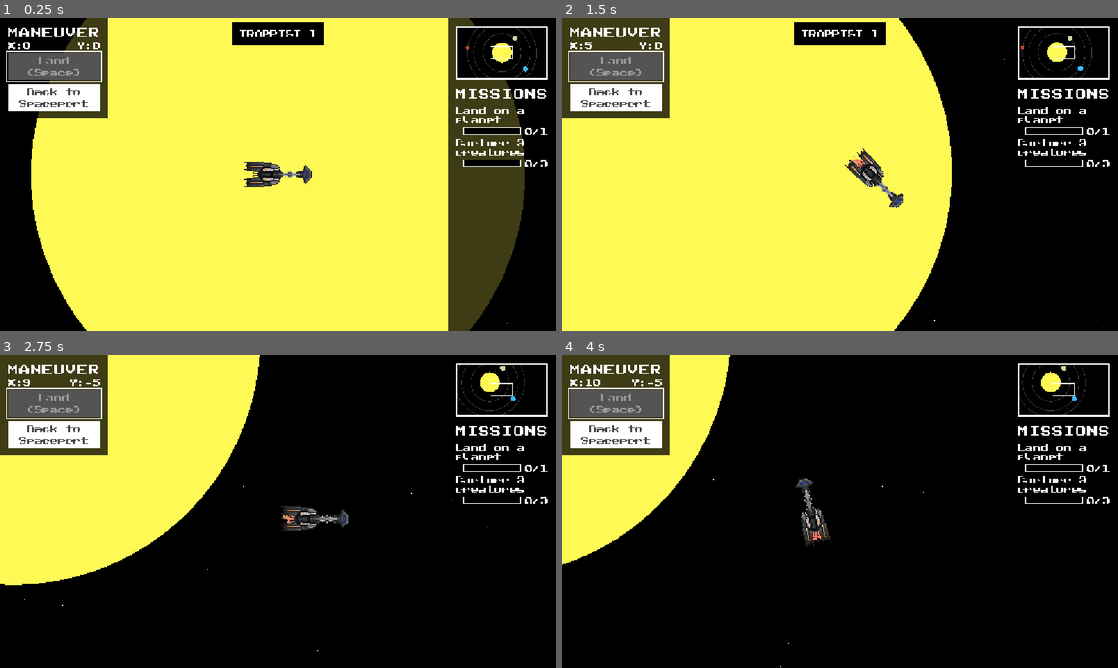
Above: before the commit, frames 1-4 (two rows, left to right).
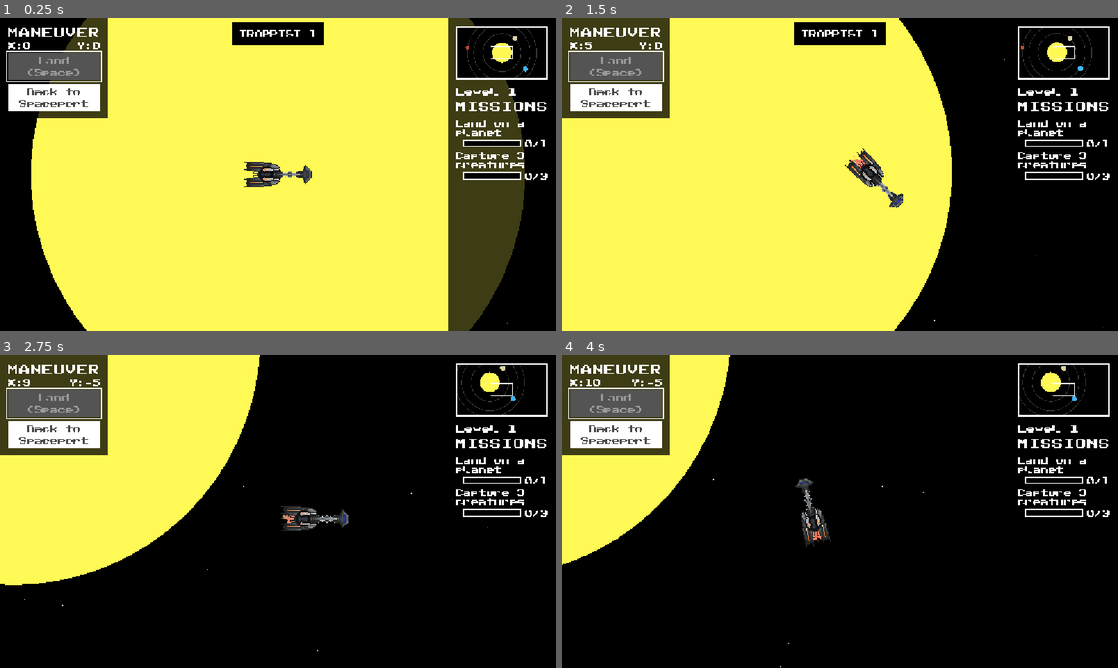
Above: after the commit, the same moments.

Repository: late-parrot/tsa-video-game-design-2026
Game: Godot game, scene res://scenes/main.tscn
Same seed, same stepped clock (60 frames per second), same inputs: the game is played once before the commit and once after it.
Inputs (mouse positions are in pixels of both pictures, inside the frame that each line leads up to):
- Up to frame 1 (0.25 s): no input
- Up to frame 2 (1.5 s): tap Enter (ui_accept) at 0.5, 0.77 s; move the mouse to (962, 158) at 0.52 s; hold D (right) 0.53-1.28 s; click (962, 158) at 0.6 s; move the mouse to (728, 190) at 1.27 s; hold S (down) from 1.28 s (still down); tap 0 at 1.35 s
- Up to frame 3 (2.75 s): tap Enter (ui_accept) at 1.52 s; move the mouse to (333, 442) at 2.02 s; release S (down) at 2.03 s; hold D (right) from 2.03 s (still down); tap 1 at 2.1 s
- Up to frame 4 (4 s): move the mouse to (812, 574) at 2.77 s; release D (right) at 2.78 s; hold Up (shoot_up) 2.78-3.53 s; tap 2 at 2.85 s; click (812, 574) at 2.92 s; tap Enter (ui_accept) at 3.02, 3.77 s; move the mouse to (1006, 558) at 3.52 s; hold A (left) from 3.53 s (still down); tap 3 at 3.6 s

The runs differ from the first frame. In frame 1, 2.0% of the frame differs, in the area x 82-99%, y 22-52%; in frame 2, 1.5%; in frame 3, 1.5%; in frame 4, 1.5%.

Commit message:
Add levels, snake, and music

Diff:
--- a/scenes/disembark/creature.tscn
+++ b/scenes/disembark/creature.tscn
@@ -5,8 +5,7 @@
 [sub_resource type="RectangleShape2D" id="RectangleShape2D_v8ac5"]
 size = Vector2(14, 14)
 
-[sub_resource type="PlaceholderTexture2D" id="PlaceholderTexture2D_4aysl"]
-size = Vector2(14, 14)
+[sub_resource type="SpriteFrames" id="SpriteFrames_4aysl"]
 
 [sub_resource type="CircleShape2D" id="CircleShape2D_4aysl"]
 radius = 50.0
@@ -22,10 +21,12 @@
 [node name="CollisionShape2D" type="CollisionShape2D" parent="."]
 shape = SubResource("RectangleShape2D_v8ac5")
 
-[node name="Sprite2D" type="Sprite2D" parent="."]
-texture = SubResource("PlaceholderTexture2D_4aysl")
+[node name="Sprite" type="AnimatedSprite2D" parent="."]
+unique_name_in_owner = true
+sprite_frames = SubResource("SpriteFrames_4aysl")
 
 [node name="NavigationAgent2D" type="NavigationAgent2D" parent="."]
+unique_name_in_owner = true
 path_desired_distance = 5.0
 target_desired_distance = 5.0
 path_postprocessing = 1
@@ -35,12 +36,14 @@
 debug_path_custom_color = Color(1, 0, 0, 1)
 
 [node name="StartRunning" type="Area2D" parent="."]
+unique_name_in_owner = true
 collision_layer = 0
 
 [node name="CollisionShape2D" type="CollisionShape2D" parent="StartRunning"]
 shape = SubResource("CircleShape2D_4aysl")
 
 [node name="HurtBox" type="Area2D" parent="."]
+unique_name_in_owner = true
 collision_layer = 4
 collision_mask = 4
 
--- /dev/null
+++ b/scenes/disembark/creatures/snake.tscn
@@ -0,0 +1,100 @@
+[gd_scene load_steps=13 format=3 uid="uid://4uv2rnxs0bes"]
+
+[ext_resource type="PackedScene" uid="uid://bg0knfvwm3ul2" path="res://scenes/disembark/creature.tscn" id="1_iqlnv"]
+[ext_resource type="Texture2D" uid="uid://d27voohse44q1" path="res://assets/creatures/snake.png" id="2_btsh4"]
+
+[sub_resource type="AtlasTexture" id="AtlasTexture_iqlnv"]
+atlas = ExtResource("2_btsh4")
+region = Rect2(20, 60, 20, 20)
+
+[sub_resource type="AtlasTexture" id="AtlasTexture_btsh4"]
+atlas = ExtResource("2_btsh4")
+region = Rect2(40, 60, 20, 20)
+
+[sub_resource type="AtlasTexture" id="AtlasTexture_mabuj"]
+atlas = ExtResource("2_btsh4")
+region = Rect2(40, 60, 20, 20)
+
+[sub_resource type="AtlasTexture" id="AtlasTexture_ycg4g"]
+atlas = ExtResource("2_btsh4")
+region = Rect2(0, 40, 20, 20)
+
+[sub_resource type="AtlasTexture" id="AtlasTexture_qx8i5"]
+atlas = ExtResource("2_btsh4")
+region = Rect2(20, 40, 20, 20)
+
+[sub_resource type="AtlasTexture" id="AtlasTexture_ywpxb"]
+atlas = ExtResource("2_btsh4")
+region = Rect2(0, 40, 20, 20)
+
+[sub_resource type="AtlasTexture" id="AtlasTexture_rolnb"]
+atlas = ExtResource("2_btsh4")
+region = Rect2(20, 40, 20, 20)
+
+[sub_resource type="AtlasTexture" id="AtlasTexture_cecd8"]
+atlas = ExtResource("2_btsh4")
+region = Rect2(40, 40, 20, 20)
+
+[sub_resource type="AtlasTexture" id="AtlasTexture_snw2k"]
+atlas = ExtResource("2_btsh4")
+region = Rect2(20, 40, 20, 20)
+
+[sub_resource type="SpriteFrames" id="SpriteFrames_mabuj"]
+animations = [{
+"frames": [{
+"duration": 1.0,
+"texture": SubResource("AtlasTexture_iqlnv")
+}, {
+"duration": 1.0,
+"texture": SubResource("AtlasTexture_btsh4")
+}, {
+"duration": 1.0,
+"texture": SubResource("AtlasTexture_mabuj")
+}, {
+"duration": 1.0,
+"texture": SubResource("AtlasTexture_mabuj")
+}],
+"loop": true,
+"name": &"captured",
+"speed": 3.0
+}, {
+"frames": [{
+"duration": 1.0,
+"texture": SubResource("AtlasTexture_ycg4g")
+}, {
+"duration": 1.0,
+"texture": SubResource("AtlasTexture_ycg4g")
+}, {
+"duration": 1.0,
+"texture": SubResource("AtlasTexture_qx8i5")
+}],
+"loop": true,
+"name": &"idle",
+"speed": 3.0
+}, {
+"frames": [{
+"duration": 1.0,
+"texture": SubResource("AtlasTexture_ywpxb")
+}, {
+"duration": 1.0,
+"texture": SubResource("AtlasTexture_rolnb")
+}, {
+"duration": 1.0,
+"texture": SubResource("AtlasTexture_cecd8")
+}, {
+"duration": 1.0,
+"texture": SubResource("AtlasTexture_snw2k")
+}],
+"loop": true,
+"name": &"run",
+"speed": 5.0
+}]
+
+[node name="Snake" instance=ExtResource("1_iqlnv")]
+ID = "snake"
+CAPTURE_CHANCE = 0.5
+
+[node name="Sprite" parent="." index="1"]
+sprite_frames = SubResource("SpriteFrames_mabuj")
+animation = &"idle"
+frame_progress = 0.9832774
--- a/scenes/disembark/disembark.tscn
+++ b/scenes/disembark/disembark.tscn
@@ -5,7 +5,7 @@
 [ext_resource type="PackedScene" uid="uid://da82tphw0tws7" path="res://scenes/disembark/player.tscn" id="2_o8x53"]
 [ext_resource type="PackedScene" uid="uid://cwr2scwm7o16e" path="res://scenes/disembark/overlay.tscn" id="3_o8x53"]
 [ext_resource type="Texture2D" uid="uid://c0qwlcrpshoom" path="res://assets/spaceship.png" id="4_omjsi"]
-[ext_resource type="PackedScene" uid="uid://bg0knfvwm3ul2" path="res://scenes/disembark/creature.tscn" id="4_py471"]
+[ext_resource type="PackedScene" uid="uid://4uv2rnxs0bes" path="res://scenes/disembark/creatures/snake.tscn" id="6_a48bc"]
 [ext_resource type="PackedScene" uid="uid://dsunlve1lve3" path="res://scenes/input_controller.tscn" id="7_6c7xg"]
 
 [sub_resource type="CapsuleShape2D" id="CapsuleShape2D_5rhh4"]
@@ -60,7 +60,13 @@
 
 [node name="Creatures" type="Node2D" parent="."]
 
-[node name="Creature" parent="Creatures" instance=ExtResource("4_py471")]
+[node name="Snake" parent="Creatures" instance=ExtResource("6_a48bc")]
+position = Vector2(288, 240)
+
+[node name="Snake2" parent="Creatures" instance=ExtResource("6_a48bc")]
+
+[node name="Snake3" parent="Creatures" instance=ExtResource("6_a48bc")]
+position = Vector2(-8, 248)
 
 [node name="UI" type="CanvasLayer" parent="."]
 
--- a/scenes/disembark/overlay.tscn
+++ b/scenes/disembark/overlay.tscn
@@ -18,6 +18,9 @@
 events = [SubResource("InputEventAction_a61oy")]
 
 [sub_resource type="LabelSettings" id="LabelSettings_uhruh"]
+font_size = 18
+
+[sub_resource type="LabelSettings" id="LabelSettings_wtxrs"]
 font_size = 24
 
 [sub_resource type="StyleBoxFlat" id="StyleBoxFlat_3crnf"]
@@ -176,11 +179,21 @@
 size_flags_vertical = 3
 theme_override_constants/separation = 16
 
-[node name="Label" type="Label" parent="Container2/MarginContainer/VBoxContainer/VBoxContainer"]
+[node name="VBoxContainer" type="VBoxContainer" parent="Container2/MarginContainer/VBoxContainer/VBoxContainer"]
+layout_mode = 2
+
+[node name="Level" type="Label" parent="Container2/MarginContainer/VBoxContainer/VBoxContainer/VBoxContainer"]
+unique_name_in_owner = true
+layout_mode = 2
+size_flags_horizontal = 3
+text = "Level 1"
+label_settings = SubResource("LabelSettings_uhruh")
+
+[node name="Label" type="Label" parent="Container2/MarginContainer/VBoxContainer/VBoxContainer/VBoxContainer"]
 layout_mode = 2
 size_flags_horizontal = 3
 text = "Missions"
-label_settings = SubResource("LabelSettings_uhruh")
+label_settings = SubResource("LabelSettings_wtxrs")
 uppercase = true
 
 [node name="Missions" type="VBoxContainer" parent="Container2/MarginContainer/VBoxContainer/VBoxContainer"]
--- a/scenes/global_overlay.tscn
+++ b/scenes/global_overlay.tscn
@@ -1,10 +1,13 @@
-[gd_scene load_steps=5 format=3 uid="uid://cjv0qlm8ckfh5"]
+[gd_scene load_steps=6 format=3 uid="uid://cjv0qlm8ckfh5"]
 
 [ext_resource type="Theme" uid="uid://di0u5lyy4etar" path="res://resources/theme.tres" id="1_g8x2p"]
 [ext_resource type="Script" uid="uid://ch7otuavs2pr2" path="res://scripts/global_overlay.gd" id="1_lgtdy"]
 
 [sub_resource type="StyleBoxFlat" id="StyleBoxFlat_g8x2p"]
 bg_color = Color(0, 0, 0, 1)
+
+[sub_resource type="LabelSettings" id="LabelSettings_g8x2p"]
+font_color = Color(0.5356, 0.78, 0.468, 1)
 
 [sub_resource type="StyleBoxFlat" id="StyleBoxFlat_ppdvm"]
 bg_color = Color(0, 0, 0, 1)
@@ -41,6 +44,30 @@
 layout_mode = 2
 text = "Mission Completed"
 
+[node name="LevelCompletedBanner" type="PanelContainer" parent="."]
+unique_name_in_owner = true
+visible = false
+layout_mode = 1
+anchors_preset = 5
+anchor_left = 0.5
+anchor_right = 0.5
+offset_left = -104.0
+offset_top = 8.0
+offset_right = 104.0
+offset_bottom = 56.0
+grow_horizontal = 2
+theme_override_styles/panel = SubResource("StyleBoxFlat_g8x2p")
+
+[node name="MarginContainer" type="MarginContainer" parent="LevelCompletedBanner"]
+layout_mode = 2
+
+[node name="Label" type="Label" parent="LevelCompletedBanner/MarginContainer"]
+layout_mode = 2
+text = "Level Completed
+New missions available"
+label_settings = SubResource("LabelSettings_g8x2p")
+horizontal_alignment = 1
+
 [node name="CargoMovedBanner" type="PanelContainer" parent="."]
 unique_name_in_owner = true
 visible = false
--- a/scenes/main.tscn
+++ b/scenes/main.tscn
@@ -1,7 +1,8 @@
-[gd_scene load_steps=3 format=3 uid="uid://b3gh8l0hv0i6g"]
+[gd_scene load_steps=4 format=3 uid="uid://b3gh8l0hv0i6g"]
 
 [ext_resource type="Script" uid="uid://cvrov4tcobpve" path="res://scripts/main.gd" id="1_0wfyh"]
 [ext_resource type="PackedScene" uid="uid://cjv0qlm8ckfh5" path="res://scenes/global_overlay.tscn" id="2_0wfyh"]
+[ext_resource type="AudioStream" uid="uid://igv2t7iyr20r" path="res://assets/audio/theme3-v2.wav" id="3_sugp2"]
 
 [node name="Main" type="Node2D"]
 script = ExtResource("1_0wfyh")
@@ -11,3 +12,7 @@
 
 [node name="GlobalOverlay" parent="UI" instance=ExtResource("2_0wfyh")]
 unique_name_in_owner = true
+
+[node name="AudioStreamPlayer" type="AudioStreamPlayer" parent="."]
+stream = ExtResource("3_sugp2")
+autoplay = true
--- a/scenes/maneuver/overlay.tscn
+++ b/scenes/maneuver/overlay.tscn
@@ -15,6 +15,9 @@
 
 [sub_resource type="Shortcut" id="Shortcut_myw3t"]
 events = [SubResource("InputEventAction_a61oy")]
+
+[sub_resource type="LabelSettings" id="LabelSettings_qg02t"]
+font_size = 18
 
 [sub_resource type="StyleBoxFlat" id="StyleBoxFlat_qg02t"]
 draw_center = false
@@ -104,7 +107,17 @@
 layout_mode = 2
 theme_override_constants/separation = 16
 
-[node name="Label" type="Label" parent="Container2/MarginContainer/VBoxContainer"]
+[node name="VBoxContainer" type="VBoxContainer" parent="Container2/MarginContainer/VBoxContainer"]
+layout_mode = 2
+
+[node name="Level" type="Label" parent="Container2/MarginContainer/VBoxContainer/VBoxContainer"]
+unique_name_in_owner = true
+layout_mode = 2
+size_flags_horizontal = 3
+text = "Level 1"
+label_settings = SubResource("LabelSettings_qg02t")
+
+[node name="Label" type="Label" parent="Container2/MarginContainer/VBoxContainer/VBoxContainer"]
 layout_mode = 2
 size_flags_horizontal = 3
 text = "Missions"
--- a/scripts/disembark/creature.gd
+++ b/scripts/disembark/creature.gd
@@ -19,11 +19,16 @@
 var avoid_pos: Vector2
 var captured = false
 
-@onready var agent: NavigationAgent2D = $NavigationAgent2D
+@onready var agent: NavigationAgent2D = %NavigationAgent2D
 @onready var disembark: Disembark = $"../.."
 
 func _physics_process(_delta: float) -> void:
-	if captured or not avoiding: return
+	if captured:
+		%Sprite.play("captured")
+		return
+	if not avoiding:
+		%Sprite.play("idle")
+		return
 	agent.target_position = (position-avoid_pos).normalized()*DISTANCE+avoid_pos
 
 	var current_agent_pos = global_position
@@ -39,6 +44,11 @@
 	else:
 		_on_navigation_agent_2d_velocity_computed(new_vel)
 	move_and_slide()
+
+	if velocity:
+		%Sprite.flip_v = 1 if velocity.x < 0 else 0
+		%Sprite.play("run")
+	rotation = velocity.angle()
 
 func _on_navigation_agent_2d_velocity_computed(safe_velocity: Vector2) -> void:
 	velocity = safe_velocity
--- a/scripts/disembark/overlay.gd
+++ b/scripts/disembark/overlay.gd
@@ -5,6 +5,8 @@
 var collectibles = []
 
 func _process(_delta: float) -> void:
+	%Level.set_text("Level "+str(Game.current_mission_set+1))
+
 	%Cargo.clear()
 	%Cargo.append_text("Terrain Vehicle\n")
 	if len(Game.vehicle_cargo)==0:
--- a/scripts/game.gd
+++ b/scripts/game.gd
@@ -1,18 +1,34 @@
 extends Node
 
 var names = {
-	"debug": "Debug"
+	"debug": "Debug",
+	"snake": "Snake"
 }
 var ship_cargo = {}
 var vehicle_cargo = {}
-var missions = [
-	Mission.new("Land on a planet", Mission.MissionType.LAND, 1),
-	Mission.new("Capture 3 creatures", Mission.MissionType.COLLECT, 3, {
-		"type": preload("res://scripts/disembark/creature.gd")
-	})
+var mission_sets = [
+	[
+		Mission.new("Land on a planet", Mission.MissionType.LAND, 1),
+		Mission.new("Capture 3 creatures", Mission.MissionType.COLLECT, 3, {
+			"type": preload("res://scripts/disembark/creature.gd")
+		})
+	],
+	[
+		Mission.new("Capture 5 creatures", Mission.MissionType.COLLECT, 5, {
+			"type": preload("res://scripts/disembark/creature.gd")
+		})
+	]
 ]
+var current_mission_set = 0
+var missions = mission_sets[current_mission_set]
 
 @onready var main = $"/root/Main"
+
+func _process(_delta: float) -> void:
+	if missions.is_empty():
+		current_mission_set += 1
+		missions = mission_sets[current_mission_set]
+		main.overlay.show_level_completed()
 
 func move_cargo() -> void:
 	for id in vehicle_cargo:
--- a/scripts/global_overlay.gd
+++ b/scripts/global_overlay.gd
@@ -5,6 +5,11 @@
 	await get_tree().create_timer(2).timeout
 	%MissionCompletedBanner.visible = false
 
+func show_level_completed() -> void:
+	%LevelCompletedBanner.visible = true
+	await get_tree().create_timer(2).timeout
+	%LevelCompletedBanner.visible = false
+
 func show_cargo_moved() -> void:
 	%CargoMovedBanner.visible = true
 	await get_tree().create_timer(2).timeout
--- a/scripts/maneuver/overlay.gd
+++ b/scripts/maneuver/overlay.gd
@@ -3,6 +3,8 @@
 @onready var maneuver := $"../.."
 
 func _process(_delta: float) -> void:
+	%Level.set_text("Level "+str(Game.current_mission_set+1))
+
 	for m in %Missions.get_children():
 		if m.visible: m.queue_free()
 	for m in Game.missions:
Not shown, added: assets/audio/theme3-v2.wav.import
Binary file added: assets/creatures/snake.png
Not shown, added: assets/creatures/snake.png.import
Not shown: 1 places in scenes/disembark/overlay.tscn that only renumber resources
Not shown: 1 places in scenes/maneuver/overlay.tscn that only renumber resources
Not shown, added: assets/audio/theme3-v2.wav
